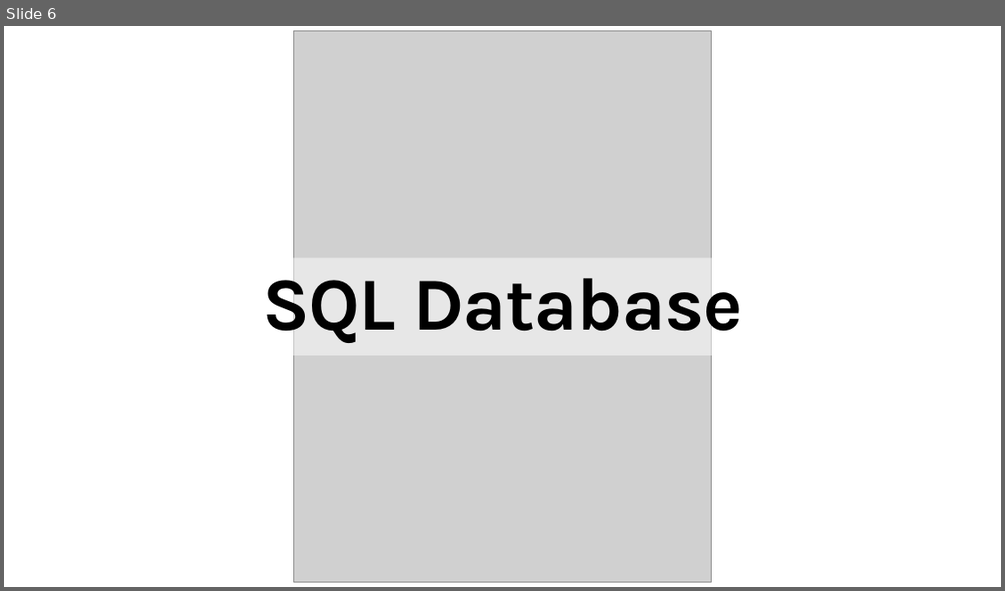
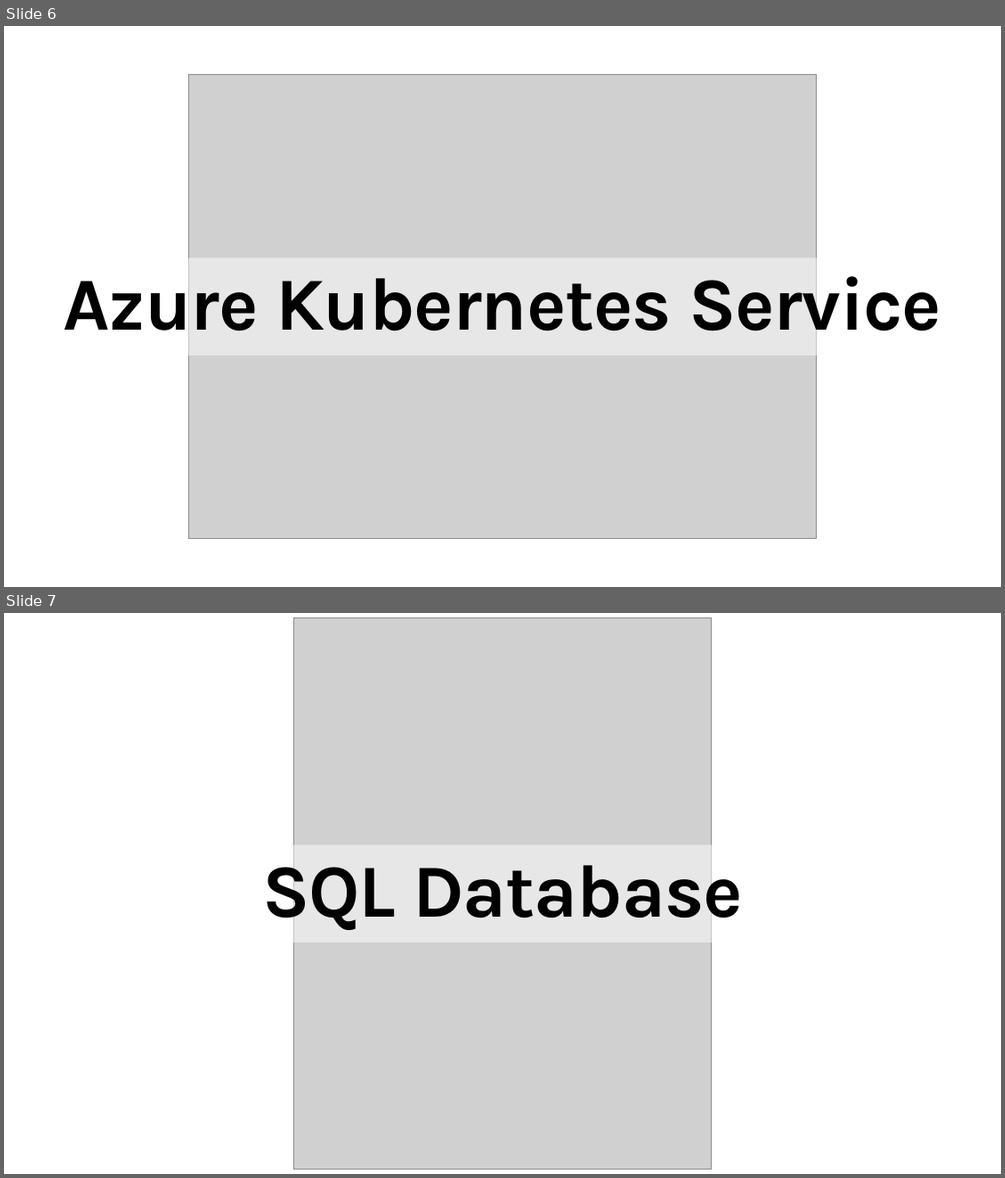
Before and after one commit to mrpaulandrew-zz/CommunityEvents, a slide deck: The Azure Icon Game.pptx. Shown one above the other, each under a label of ours: slide 6 before the commit, slides 6 and 7 after it. The pictures are 1005x591 and 1005x1178 pixels, drawn with LibreOffice and Linux fonts; fonts in the diff are those of the drawing; grey boxes stand for pictures. Boxes give left, top, right and bottom in pixels: in the first picture for what was removed or moved away, otherwise in the second. Text is boxed around its words. In the diff, an @@ line names an element or a change of style, - is before the commit and + after.

Commit message:
Notts Slides

```diff
--- a/The Azure Icon Game.pptx
+++ b/The Azure Icon Game.pptx
@@ slide 6 added at [4, 26, 1001, 587], background #FFFFFF at 50% opacity @@
@@ picture added at [189, 75, 816, 539] @@
@@ rectangle added at [4, 257, 1001, 355], fill #FFFFFF at 50% opacity, 72 pt, text #000000, bold @@
+Azure Kubernetes Service
@@ what was slide 6 is now slide 7 @@
```
Also in this commit, not shown: 1 other file.
